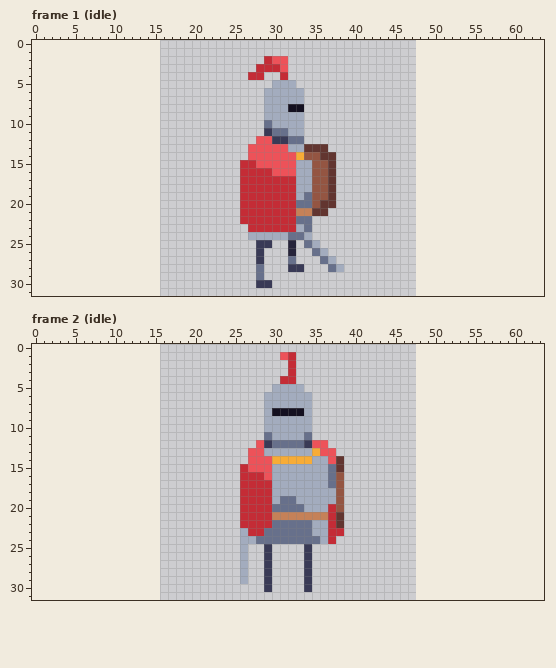
File history of a pixel-art file, Orbsmash/ContentSource/Characters/Knight.aseprite. That is the earlier state.
32x32 pixels, 2 frames. Shown: frame 1 (idle), frame 2 (idle). The old version is drawn lined up with the new one, on the new canvas. The commit also changed other frames, which this record leaves out.
After:
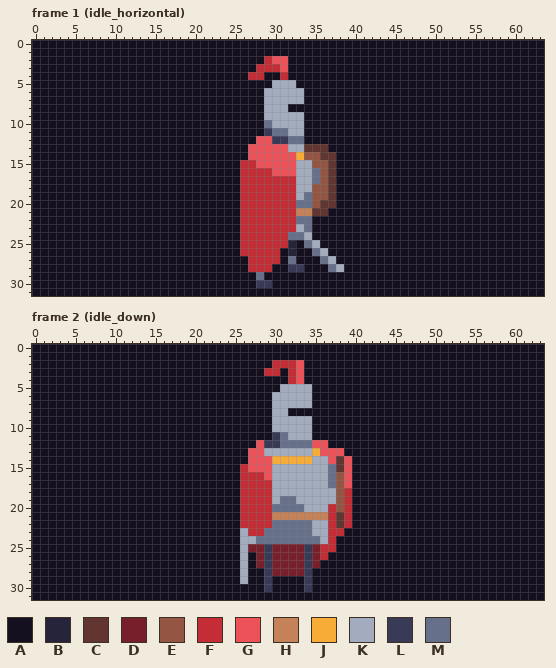
Palette (. is transparent): A #141020  B #26243a  C #623530  D #781f2c  E #945542  F #c42c36  G #ed5259  H #c58158  J #f7ac37  K #a3acbe  L #393a56  M #67708b
Edits made:
canvas 32x32 -> 64x32, the old top-left corner now at 16,0
Frame 1 (idle_horizontal):
Colour A is added in rows 0 to 1 at x 0 to 63; in row 2 at x 0 to 28 and 32 to 63; in row 3 at x 0 to 27 and 32 to 63; in row 4 at x 0 to 26, 29 to 30 and 32 to 63; in row 5 at x 0 to 29 and 33 to 63; in rows 6 to 11 at x 0 to 28 and 34 to 63.
Colour A is added in row 12 at x 0 to 27 and 34 to 63; in row 13 at x 0 to 26 and 37 to 63; in row 14 at x 0 to 26 and 38 to 63; in rows 15 to 20 at x 0 to 25 and 38 to 63; in row 21 at x 0 to 25 and 37 to 63; in rows 22 to 24 at x 0 to 25 and 35 to 63.
Colour A is added in row 25 at x 0 to 25, 33 and 36 to 63; in row 26 at x 0 to 25, 31, 33 to 34 and 37 to 63; in row 27 at x 0 to 26, 31, 33 to 35 and 38 to 63; in row 28 at x 0 to 26, 30 to 31, 34 to 36 and 39 to 63; in row 29 at x 0 to 27 and 29 to 63; in row 30 at x 0 to 27 and 30 to 63.
Colour A is added in row 31 at x 0 to 63.
Colour F is added in rows 23 to 24 at x 26; in row 25 at x 26 to 27 and 30 to 31; in row 26 at x 26 to 27 and 29 to 30; in row 27 at x 27 and 29 to 30; in row 28 at x 27 and 29.
Colour F replaces colour K in row 24 at x 27 to 31.
Colour F replaces colour L in row 25 at x 28 to 29; in rows 26 to 27 at x 28.
Colour F replaces colour M in row 28 at x 28.
Colour M replaces colour E in rows 16 to 17 at x 35.
Frame 2 (idle_down):
Colour A is added in row 0 at x 0 to 63; in row 1 at x 0 to 30 and 33 to 63; in row 2 at x 0 to 29 and 34 to 63; in row 3 at x 0 to 28, 31 and 34 to 63; in row 4 at x 0 to 30 and 34 to 63; in row 5 at x 0 to 29 and 35 to 63.
Colour A is added in rows 6 to 11 at x 0 to 28 and 35 to 63; in row 12 at x 0 to 27 and 37 to 63; in row 13 at x 0 to 26 and 39 to 63; in row 14 at x 0 to 26 and 40 to 63; in rows 15 to 22 at x 0 to 25 and 40 to 63; in row 23 at x 0 to 25 and 39 to 63.
Colour A is added in rows 24 to 25 at x 0 to 25 and 38 to 63; in row 26 at x 0 to 25, 27 and 37 to 63; in row 27 at x 0 to 25, 27 and 36 to 63; in row 28 at x 0 to 25, 27 to 28 and 35 to 63; in row 29 at x 0 to 25, 27 to 28, 30 to 33 and 35 to 63; in row 30 at x 0 to 28, 30 to 33 and 35 to 63.
Colour A is added in row 31 at x 0 to 63.
Colour A replaces colour F in row 1 at x 32; in row 4 at x 31.
Colour A replaces colour G in row 1 at x 31.
Colour A replaces colour K in row 5 at x 30; in rows 6 to 7 at x 29; in row 8 at x 29 and 34; in rows 9 to 10 at x 29.
Colour A replaces colour M in row 11 at x 29.
Colour D is added in row 25 at x 27 to 28, 30 to 33 and 35; in rows 26 to 27 at x 28, 30 to 33 and 35; in row 28 at x 30 to 33.
Colour F is added in row 2 at x 30 to 31; in row 3 at x 29 to 30; in rows 18 to 22 at x 39; in row 25 at x 36 to 37; in row 26 at x 36.
Colour G is added in rows 2 to 4 at x 33; in row 13 at x 38; in rows 14 to 17 at x 39.
Colour K is added in row 5 at x 34.
Colour K replaces colour A in row 8 at x 30 to 31.
Colour K replaces colour M in row 11 at x 34.
Colour L replaces colour K in row 11 at x 30.
Colour L replaces colour M in row 12 at x 30.
Colour M replaces colour K in row 11 at x 31.
Colour M replaces colour L in row 12 at x 34.
Boxes around the changes in both pictures, in picture pixels (x1, y1, x2, y2):
changed: (32, 40, 544, 296)
changed: (32, 344, 544, 600)
